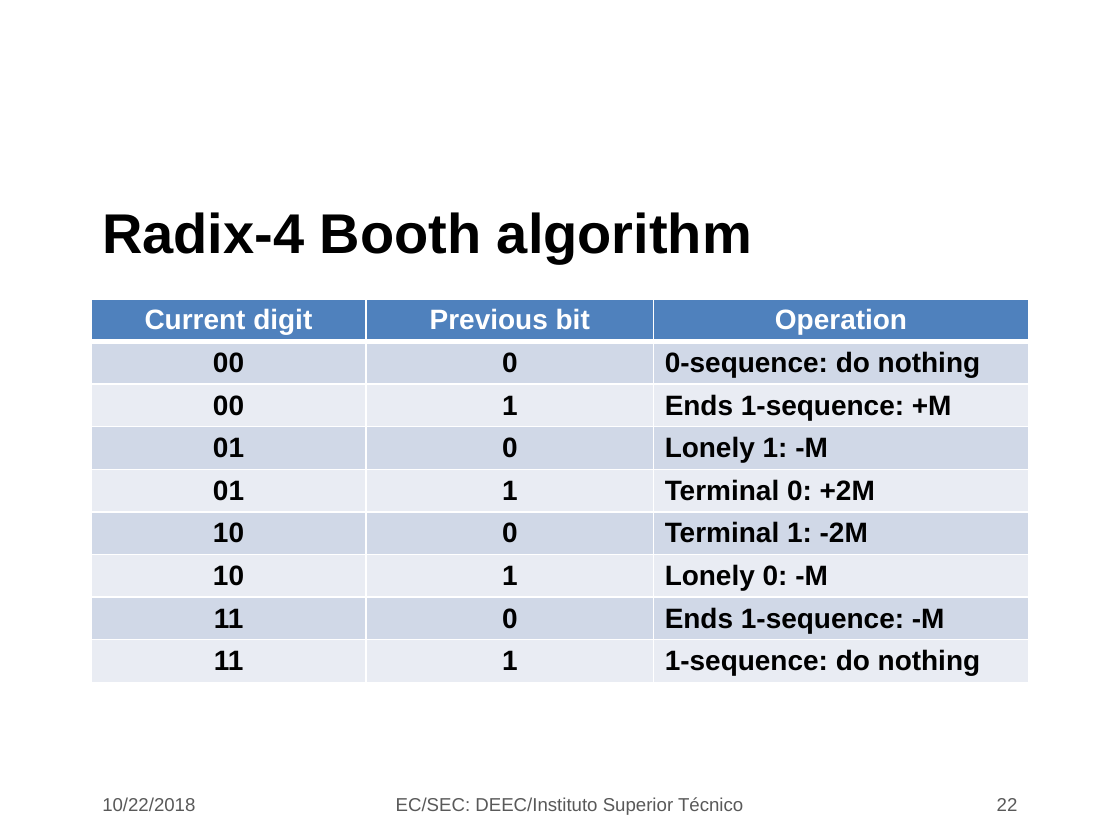
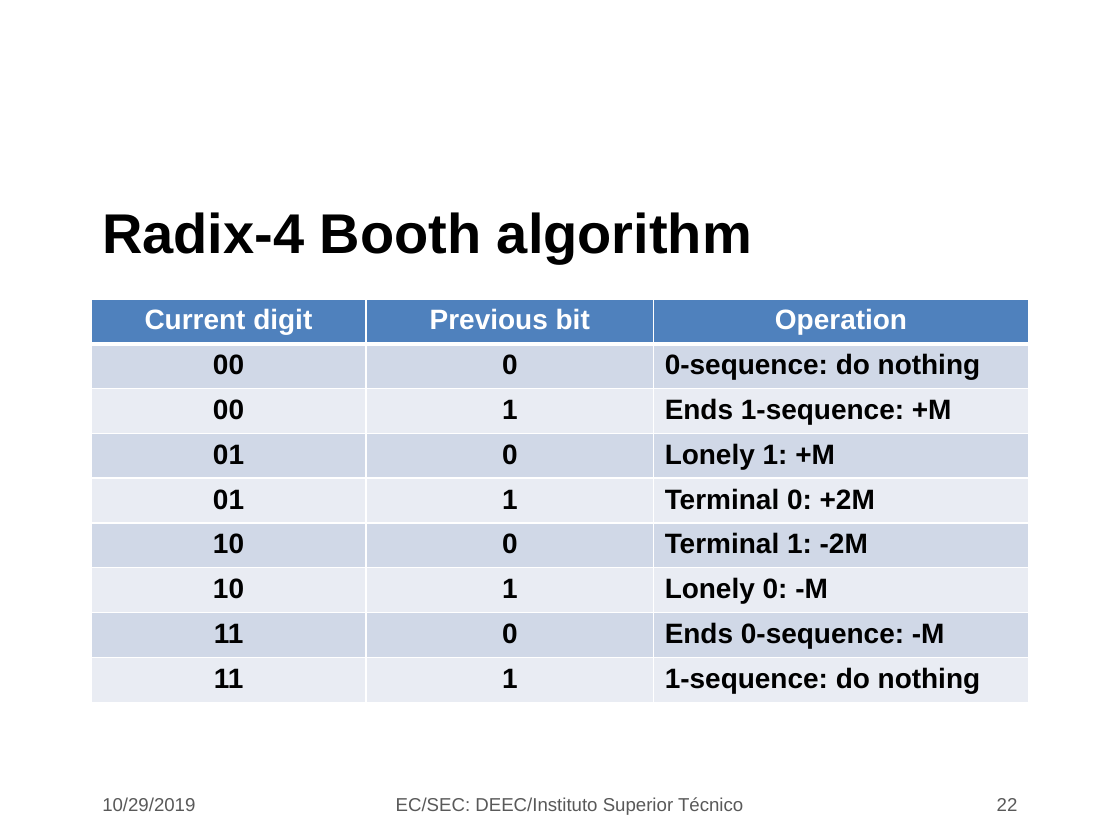
Before and after one commit to jjts/ist-sec, a slide deck: slide 22 of lectures/l12_booth_mults/l12.odp. Drawn at 1120x840 pixels with LibreOffice and Linux fonts; fonts in the diff are those of the drawing; background and template pictures are left out. Boxes give left, top, right and bottom in pixels: in the first picture for what was removed or moved away, otherwise in the second. Text is boxed around its words. In the diff, an @@ line names an element or a change of style, - is before the commit and + after.

```diff
--- a/lectures/l12_booth_mults/l12.odp
+++ b/lectures/l12_booth_mults/l12.odp
@@ table at (91, 299, 1029, 702) @@
-row 4, column 3: Lonely 1: -M
+row 4, column 3: Lonely 1: +M
-row 8, column 3: Ends 1-sequence: -M
+row 8, column 3: Ends 0-sequence: -M
@@ text at (102, 797, 195, 811): text changed @@
-10/22/2018
+10/29/2019
```
Also in this commit, not shown: 23 other slides changed, 1 other file.
